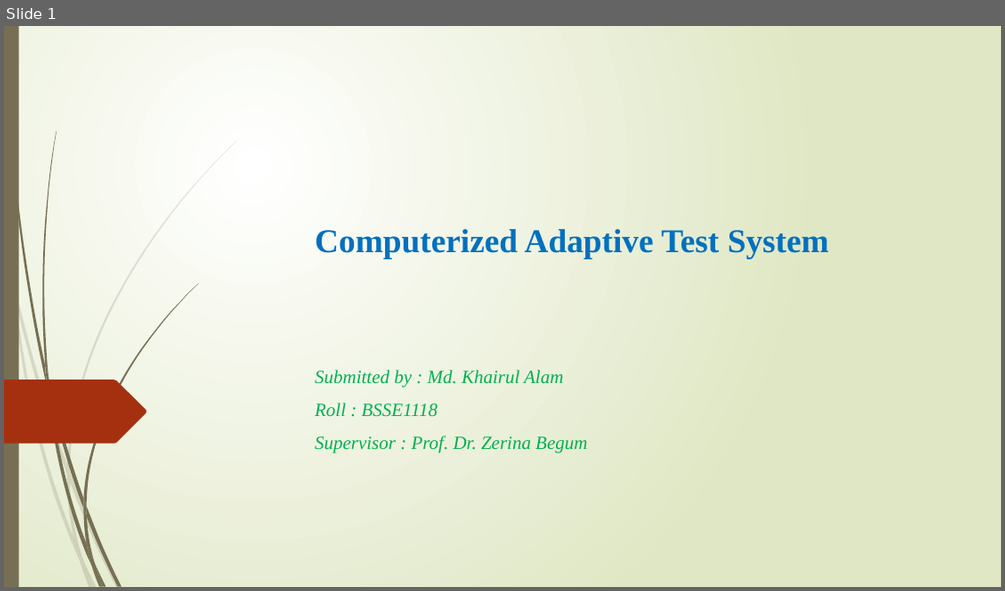
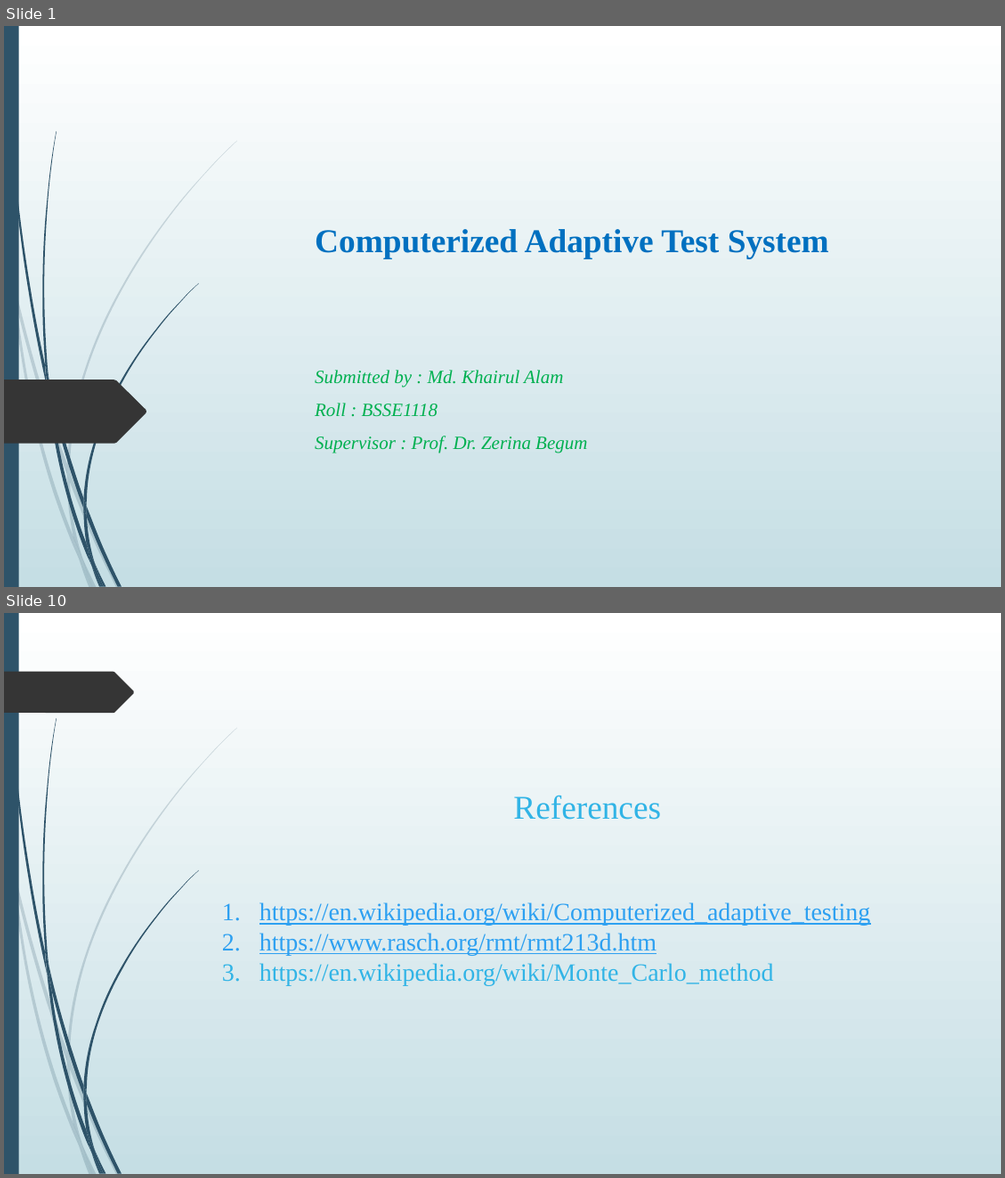
Before and after one commit to meKhairul/SPL---1, a slide deck: Computerized Adaptive Test System.pptx. Shown one above the other, each under a label of ours: slide 1 before the commit, slides 1 and 10 after it; the slides between them are not shown. The pictures are 1005x591 and 1005x1178 pixels, drawn with LibreOffice and Linux fonts; fonts in the diff are those of the drawing. Boxes give left, top, right and bottom in pixels: in the first picture for what was removed or moved away, otherwise in the second. Text is boxed around its words. In the diff, an @@ line names an element or a change of style, - is before the commit and + after.

```diff
--- a/Computerized Adaptive Test System.pptx
+++ b/Computerized Adaptive Test System.pptx
@@ slide 10 added at bbox=[4, 613, 1001, 1174], background gradient #FFFFFF to #C5DEE5; not listed: 23 template elements that a slide beside it also shows @@
@@ freeform shape added at bbox=[4, 672, 134, 713], fill #353535 @@
@@ text added at bbox=[259, 795, 871, 985], 24 pt, text #2DA0F1, underline @@
+References
+1. https://en.wikipedia.org/wiki/Computerized_adaptive_testing
+2. https://www.rasch.org/rmt/rmt213d.htm
+3. https://en.wikipedia.org/wiki/Monte_Carlo_method
@@ slide 1 changed as well @@
@@ background gradient #FFFFFF to #DFE8C4 to gradient #FFFFFF to #C5DEE5 @@
@@ freeform shape at bbox=[7, 26, 47, 386]: fill #766F54 to #2E5369; outline redrawn @@
@@ fill #766F54 to #2E5369 in 12 elements at bbox=[48, 379, 83, 508], bbox=[86, 506, 121, 586], bbox=[47, 383, 91, 566], bbox=[96, 564, 106, 587], bbox=[45, 362, 52, 403], bbox=[83, 283, 198, 506], bbox=[91, 566, 101, 587], bbox=[83, 508, 95, 564], bbox=[83, 498, 86, 516], bbox=[86, 543, 104, 586], bbox=[4, 26, 19, 587], bbox=[42, 131, 57, 379] @@
@@ freeform shape at bbox=[4, 379, 146, 443]: fill #A53010 to #353535 @@
@@ fill #766F54 at 20% opacity to #2E5369 at 20% opacity in 10 elements at bbox=[4, 237, 12, 288], bbox=[15, 284, 67, 474], bbox=[70, 472, 120, 587], bbox=[82, 557, 97, 587], bbox=[12, 288, 80, 560], bbox=[67, 474, 82, 557], bbox=[67, 141, 237, 472], bbox=[80, 560, 93, 587], bbox=[67, 464, 70, 483], bbox=[73, 537, 93, 587] @@
```
Also in this commit, not shown: 5 other slides changed, 6 other slides added, 1 slide removed.
